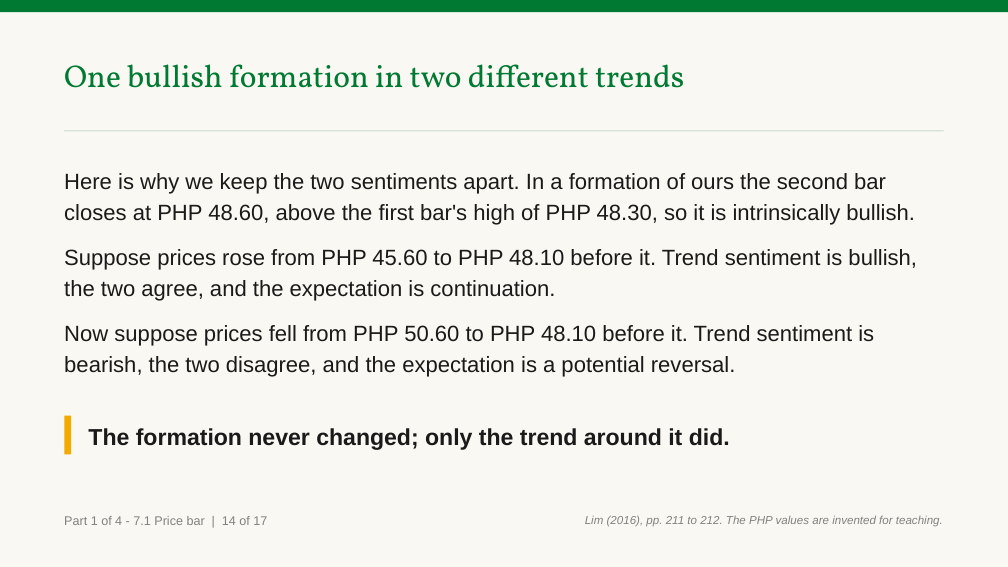
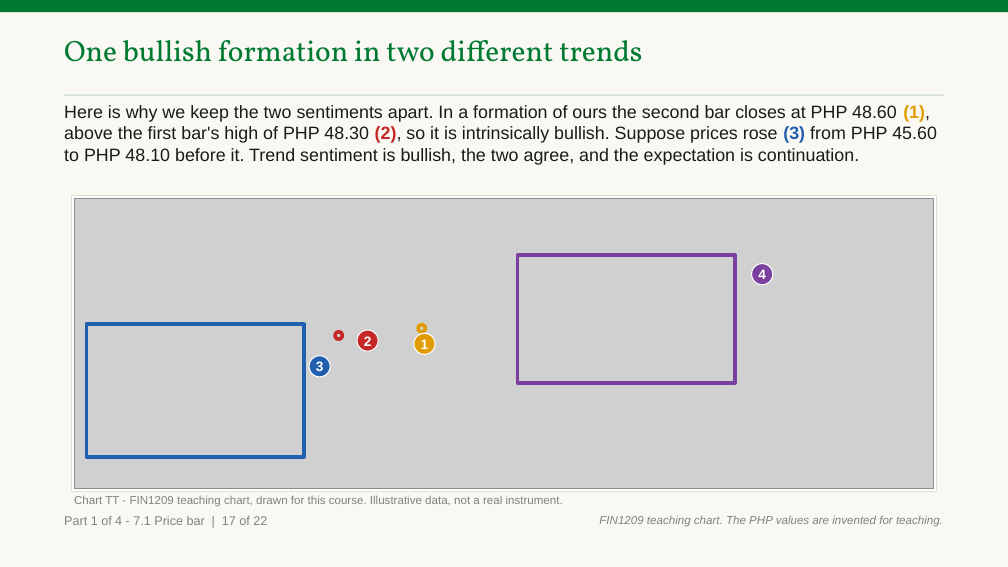
Before and after one commit to benjiesotelo-sudo/Telos_FIN1209, a slide deck: slide 29 of chapter-07/FIN1209-Chapter-07.pptx (slide 26 before the commit). Drawn at 1008x567 pixels with LibreOffice and Linux fonts; fonts in the diff are those of the drawing; grey boxes stand for pictures. Boxes give left, top, right and bottom in pixels: in the first picture for what was removed or moved away, otherwise in the second. Text is boxed around its words. In the diff, an @@ line names an element or a change of style, - is before the commit and + after.

Commit message:
feat(ch7): draw the shapes, price relationships and characteristics Parts 1 and 2 only described (#50)
Slides 21, 22, 25 to 27, 35, 39, 52, 64, the 16 characteristics and the
three-warnings slide now show what they name, with charts of ours from invented
values. Badges sit clear of boxes and lines.

```diff
--- a/chapter-07/FIN1209-Chapter-07.pptx
+++ b/chapter-07/FIN1209-Chapter-07.pptx
@@ text "One bullish formation in two ...": place and size @@
-text "One bullish formation in two ..." at [64,64,684,88]
+text "One bullish formation in two ..." at [64,40,642,62]
@@ text "One bullish formation in two ..." at [64,40,642,62]: size 30 to 28 pt; line spacing 1.05 to 1 @@
@@ rectangle: place and size @@
-rectangle at [64,130,944,132]
+rectangle at [64,95,944,96]
@@ text at [64,105,937,165]: text changed; size 21 to 17 pt @@
-Here is why we keep the two sentiments apart. In a formation of ours the second bar closes at PHP 48.60, above the first bar's high of PHP 48.30, so it is intrinsically bullish.
-Suppose prices rose from PHP 45.60 to PHP 48.10 before it. Trend sentiment is bullish, the two agree, and the expectation is continuation.
-Now suppose prices fell from PHP 50.60 to PHP 48.10 before it. Trend sentiment is bearish, the two disagree, and the expectation is a potential reversal.
+Here is why we keep the two sentiments apart. In a formation of ours the second bar closes at PHP 48.60 (1), above the first bar's high of PHP 48.30 (2), so it is intrinsically bullish. Suppose prices rose (3) from PHP 45.60 to PHP 48.10 before it. Trend sentiment is bullish, the two agree, and the expectation is continuation.
@@ rectangle added at [71,195,937,492], fill #FFFFFF, outline #D7E0D9 1 pt @@
@@ picture added at [74,198,934,488] @@
@@ rectangle added at [517,255,735,383], outline #7B3FA0 3.5 pt @@
@@ ellipse added at [752,264,773,285], fill #7B3FA0, outline #FFFFFF 1 pt, 13 pt, text #FFFFFF, bold @@
+4
@@ rectangle added at [86,324,304,457], outline #1F5FAD 3.5 pt @@
@@ ellipse added at [418,325,426,333], outline #E09B00 3.5 pt @@
@@ ellipse added at [309,356,330,377], fill #1F5FAD, outline #FFFFFF 1 pt, 13 pt, text #FFFFFF, bold @@
+3
@@ ellipse added at [335,332,343,340], outline #C62828 3.5 pt @@
@@ ellipse added at [357,330,378,352], fill #C62828, outline #FFFFFF 1 pt, 13 pt, text #FFFFFF, bold @@
+2
@@ ellipse added at [414,333,435,355], fill #E09B00, outline #FFFFFF 1 pt, 13 pt, text #FFFFFF, bold @@
+1
@@ rectangle removed at [64,416,71,454] @@
@@ text removed at [88,428,730,450] @@
-The formation never changed; only the trend around it did.
@@ text added at [74,495,563,507], 11 pt, text #818181 @@
+Chart TT - FIN1209 teaching chart, drawn for this course. Illustrative data, not a real instrument.
@@ text at [64,516,267,525]: text changed @@
-Part 1 of 4 - 7.1 Price bar | 14 of 17
+Part 1 of 4 - 7.1 Price bar | 17 of 22
@@ text at [599,515,943,527]: text changed @@
-Lim (2016), pp. 211 to 212. The PHP values are invented for teaching.
+FIN1209 teaching chart. The PHP values are invented for teaching.
```
Also in this commit, not shown: 95 other slides changed, 13 slides added, 5 other files.
